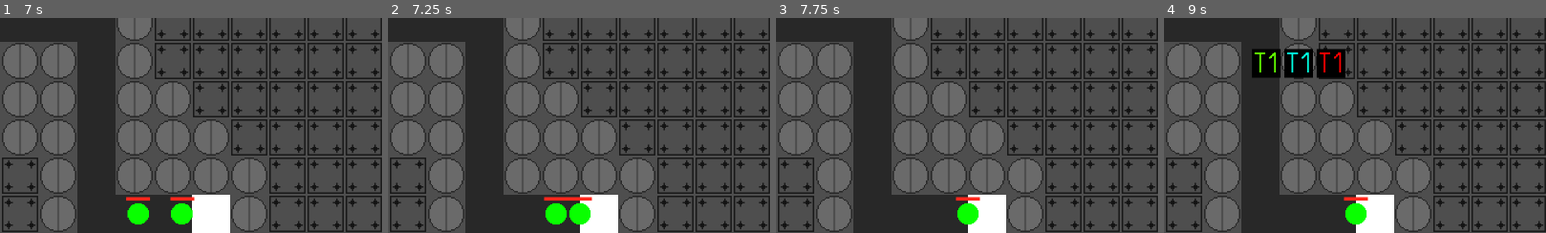
Above: before the commit, frames 1-4 (left to right).
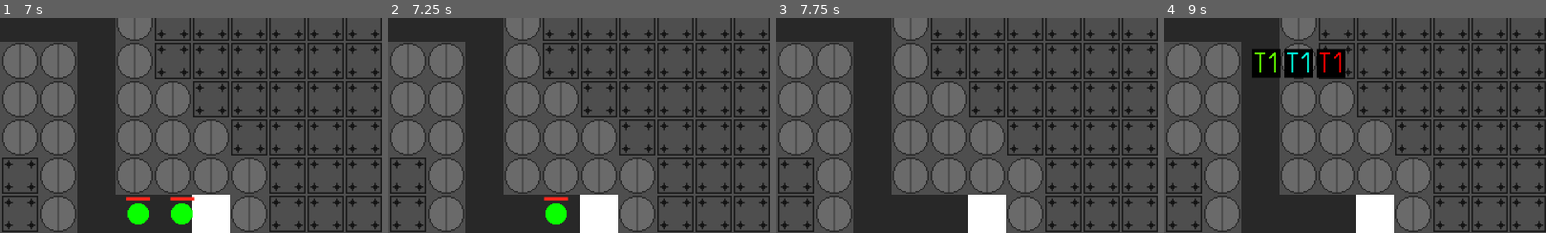
Above: after the commit, the same moments.

Repository: AdamBortt/2DTD
Game: Godot game, scene res://Scenes/scene_handler.tscn
Same seed, same stepped clock (60 frames per second), same inputs: the game is played once before the commit and once after it.
Inputs (mouse positions are % of the whole screen's width and height, from its top left):
- Up to frame 1 (7 s): click (50, 26) at 0.5 s; click (96, 94) at 1.25 s; click (96, 94) at 2 s; click (96, 94) at 2.75 s; click (92, 94) at 3.5 s; move the mouse to (72, 45) at 4.27 s; click (72, 45) at 4.35 s; move the mouse to (30, 55) at 5.02 s; right-click (30, 55) at 5.1 s; move the mouse to (60, 28) at 5.77 s; click (60, 28) at 5.85 s; move the mouse to (45, 70) at 6.52 s; right-click (45, 70) at 6.6 s
- Up to frame 2 (7.25 s): no input
- Up to frame 3 (7.75 s): move the mouse to (80, 65) at 7.27 s; click (80, 65) at 7.35 s
- Up to frame 4 (9 s): tap Enter at 8 s; move the mouse to (20, 35) at 8.02 s; right-click (20, 35) at 8.1 s; tap Space at 8.75 s; move the mouse to (55, 50) at 8.77 s; click (55, 50) at 8.85 s
The pictures show only the part of the screen within x 40-90%, y 36-86%; the shares and areas given below are measured in that part.

Frame 1 is identical in both runs. In frame 2, 0.6% of the frame differs, in the area x 47-54%, y 83-97%; in frame 3, 0.6%; in frame 4, 0.6%.

Commit message:
Enemies are destroyed when entering the base

Diff:
--- /dev/null
+++ b/Scenes/Levels/Base.gd
@@ -0,0 +1,6 @@
+extends Area2D
+
+func _on_body_entered(body):
+	if body is CharacterBody2D:
+		body.get_parent().queue_free()
+		print("-1 hp")
--- a/Scenes/Levels/level_1.tscn
+++ b/Scenes/Levels/level_1.tscn
@@ -1,8 +1,9 @@
-[gd_scene load_steps=9 format=3 uid="uid://cbjgxgvyqmjm4"]
+[gd_scene load_steps=11 format=3 uid="uid://cbjgxgvyqmjm4"]
 
 [ext_resource type="Texture2D" uid="uid://csiosj75cksbs" path="res://Assets/Tilemap assets/Turretbase.png" id="1_4if8a"]
 [ext_resource type="Texture2D" uid="uid://brampgysbvp04" path="res://Assets/Tilemap assets/Basetilemap.png" id="1_5m3i2"]
 [ext_resource type="Texture2D" uid="uid://dn2cg107uhll3" path="res://Assets/Tilemap assets/Obstructed.png" id="1_x1agt"]
+[ext_resource type="Script" path="res://Scenes/Levels/Base.gd" id="4_n0k2v"]
 
 [sub_resource type="TileSetAtlasSource" id="TileSetAtlasSource_dnbb8"]
 texture = ExtResource("1_5m3i2")
@@ -34,6 +35,9 @@
 }
 point_count = 5
 
+[sub_resource type="RectangleShape2D" id="RectangleShape2D_5wnb1"]
+size = Vector2(32, 32)
+
 [node name="Level1" type="Node2D"]
 
 [node name="TileMap" type="TileMap" parent="."]
@@ -50,3 +54,12 @@
 position = Vector2(0, -0.695653)
 scale = Vector2(1, 1.00621)
 curve = SubResource("Curve2D_4pm8q")
+
+[node name="Base" type="Area2D" parent="."]
+script = ExtResource("4_n0k2v")
+
+[node name="BaseCollision" type="CollisionShape2D" parent="Base"]
+position = Vector2(112, 112)
+shape = SubResource("RectangleShape2D_5wnb1")
+
+[connection signal="body_entered" from="Base" to="Base" method="_on_body_entered"]
